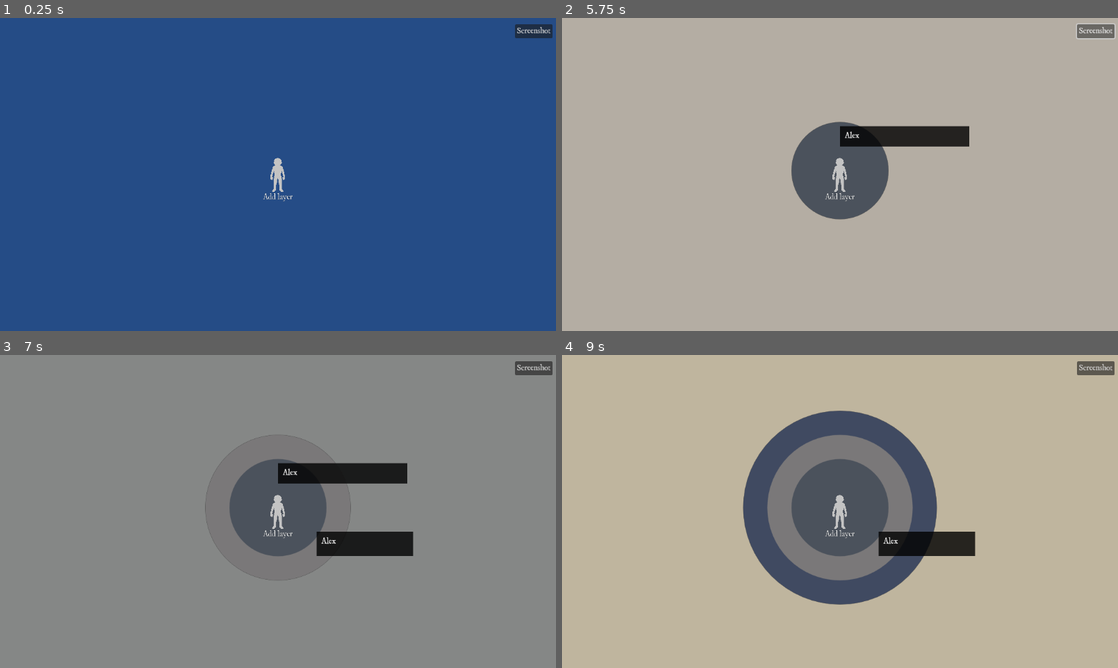
Above: before the commit, frames 1-4 (two rows, left to right).
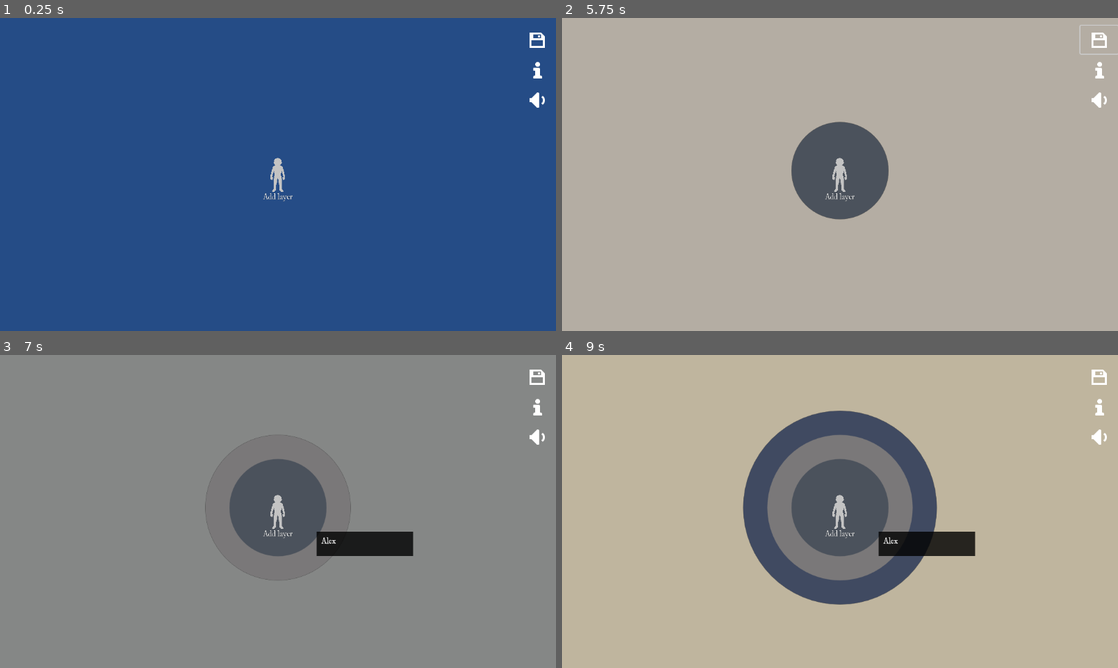
Above: after the commit, the same moments.

Repository: francosorbello/the-hand-that-guides-me
Game: Godot game, scene res://main.tscn
Same seed, same stepped clock (60 frames per second), same inputs: the game is played once before the commit and once after it.
Inputs (mouse positions are in pixels of both pictures, inside the frame that each line leads up to; where the layout moved, square brackets give the same spot in the first picture):
- Up to frame 1 (0.25 s): no input
- Up to frame 2 (5.75 s): click (1101, 39) [1095, 30] at 0.5 s; click "[center]Add layer[/center]" at 1.25 s; click (840, 165) at 2.02 s; type "Alex" at 2.1 s; click (1101, 71) at 2.77 s; click (1101, 99) at 3.52 s; click "OK" at 4.25 s; click (1101, 39) [1095, 30] at 5 s
- Up to frame 3 (7 s): click "[center]Add layer[/center]" at 5.75 s; click "OK" at 6.5 s
- Up to frame 4 (9 s): click (1101, 376) [1095, 367] at 7.25 s; click "[center]Add layer[/center]" at 8 s; click "OK" at 8.75 s

The runs differ from the first frame. In frame 1, 0.5% of the frame differs, in the area x 92-100%, y 2-29%; in frame 2, 2.1%, in the area x 50-100%, y 1-42%; in frame 3, 2.0%; in frame 4, 0.5%.

Commit message:
added icons and tutorial

Diff:
--- a/main.gd
+++ b/main.gd
@@ -9,3 +9,12 @@
     $MainViewport/SubViewport/BG/SubViewport.canvas_item_default_texture_filter = Viewport.DEFAULT_CANVAS_ITEM_TEXTURE_FILTER_NEAREST
     $MainViewport/SubViewport/Circles/SubViewport.canvas_item_default_texture_filter = Viewport.DEFAULT_CANVAS_ITEM_TEXTURE_FILTER_NEAREST
     $MainViewport/SubViewport/AddButton/SubViewport.canvas_item_default_texture_filter = Viewport.DEFAULT_CANVAS_ITEM_TEXTURE_FILTER_NEAREST
+# func show_all_dialogs() -> void:
+#     var circle_manager = $MainViewport/SubViewport/Circles/SubViewport/CircleManager as CircleManager
+#     for circle in circle_manager.circles:
+#         circle.show_circle_tooltip()
+
+# func _process(delta: float) -> void:
+#     if Input.is_action_just_pressed("show_tooltips"):
+#         show_all_dialogs()
+#         pass # Replace with function body.
--- a/main.tscn
+++ b/main.tscn
@@ -1,11 +1,15 @@
-[gd_scene load_steps=12 format=3 uid="uid://ch86f1uwaikjy"]
+[gd_scene load_steps=16 format=3 uid="uid://ch86f1uwaikjy"]
 
 [ext_resource type="Script" path="res://main.gd" id="1_4adpl"]
 [ext_resource type="PackedScene" uid="uid://dgtre55fv4qm1" path="res://ui/AddButton.tscn" id="1_h6nhb"]
+[ext_resource type="Script" path="res://tutorial.gd" id="2_d0nos"]
 [ext_resource type="PackedScene" uid="uid://b3kxv3m3kqw6b" path="res://ui/writable_dialog.tscn" id="2_f65jh"]
+[ext_resource type="Texture2D" uid="uid://cpg5luxdqg8l" path="res://assets/icons/save.png" id="2_g8ohw"]
 [ext_resource type="PackedScene" uid="uid://dd8gd32amx4ql" path="res://utils/color_manager.tscn" id="2_j6bn2"]
+[ext_resource type="PackedScene" uid="uid://b2iyco0sfmy2f" path="res://ui/sound_button.tscn" id="2_kqbtn"]
 [ext_resource type="Script" path="res://ui/bg.gd" id="2_krwko"]
 [ext_resource type="PackedScene" uid="uid://6cyx6ald7r3t" path="res://circle/view/circle_manager.tscn" id="4_3ij8m"]
+[ext_resource type="Texture2D" uid="uid://qsdj4xnrp1qr" path="res://assets/icons/information.png" id="4_cjxov"]
 [ext_resource type="Script" path="res://ui/screenshot_tooltip_manager.gd" id="5_0nf8d"]
 [ext_resource type="PackedScene" uid="uid://cqvfw57vmu3jf" path="res://screenshot/screenshot_tooltip.tscn" id="6_7tlyh"]
 [ext_resource type="PackedScene" uid="uid://c8ks3p3lxhuul" path="res://screenshot/save_screenshot.tscn" id="6_ky4er"]
@@ -21,18 +25,110 @@
 grow_vertical = 2
 script = ExtResource("1_4adpl")
 
+[node name="Tutorial" type="CanvasLayer" parent="."]
+
+[node name="Tutorial" type="Control" parent="Tutorial"]
+visible = false
+layout_mode = 3
+anchors_preset = 15
+anchor_right = 1.0
+anchor_bottom = 1.0
+grow_horizontal = 2
+grow_vertical = 2
+script = ExtResource("2_d0nos")
+
+[node name="BG" type="ColorRect" parent="Tutorial/Tutorial"]
+layout_mode = 1
+anchors_preset = -1
+anchor_left = 0.25
+anchor_right = 0.75
+anchor_bottom = 1.0
+color = Color(0, 0, 0, 0.870588)
+
+[node name="VBoxContainer" type="VBoxContainer" parent="Tutorial/Tutorial/BG"]
+layout_mode = 1
+anchors_preset = 15
+anchor_right = 1.0
+anchor_bottom = 1.0
+grow_horizontal = 2
+grow_vertical = 2
+alignment = 1
+
+[node name="How to play" type="RichTextLabel" parent="Tutorial/Tutorial/BG/VBoxContainer"]
+layout_mode = 2
+theme_override_font_sizes/normal_font_size = 50
+bbcode_enabled = true
+text = "[center]How to play[/center]
+"
+fit_content = true
+
+[node name="how to play text" type="RichTextLabel" parent="Tutorial/Tutorial/BG/VBoxContainer"]
+layout_mode = 2
+theme_override_font_sizes/normal_font_size = 25
+bbcode_enabled = true
+text = "We are the choices we make. Reflect on your journey so far, and write down the layers of your personal story."
+fit_content = true
+
+[node name="Controls" type="RichTextLabel" parent="Tutorial/Tutorial/BG/VBoxContainer"]
+layout_mode = 2
+theme_override_font_sizes/normal_font_size = 50
+bbcode_enabled = true
+text = "[center]Controls[/center]
+"
+fit_content = true
+
+[node name="Controls text" type="RichTextLabel" parent="Tutorial/Tutorial/BG/VBoxContainer"]
+layout_mode = 2
+theme_override_font_sizes/normal_font_size = 25
+bbcode_enabled = true
+text = "Click the character to add a new layer to your story.
+Zoom in and out with the scroll wheel.
+Press tab to see what you have written so far."
+fit_content = true
+
+[node name="Controls2" type="RichTextLabel" parent="Tutorial/Tutorial/BG/VBoxContainer"]
+layout_mode = 2
+theme_override_font_sizes/normal_font_size = 50
+bbcode_enabled = true
+text = "[center]Screenshots[/center]
+"
+fit_content = true
+
+[node name="Controls text2" type="RichTextLabel" parent="Tutorial/Tutorial/BG/VBoxContainer"]
+layout_mode = 2
+theme_override_font_sizes/normal_font_size = 25
+bbcode_enabled = true
+text = "Use the \"save\" button in the top right corner to take a screenshot of your journey and share it with your friends!"
+fit_content = true
+
 [node name="CanvasLayer" type="CanvasLayer" parent="."]
 
-[node name="Button" type="Button" parent="CanvasLayer"]
-anchors_preset = 1
+[node name="VBoxContainer" type="VBoxContainer" parent="CanvasLayer"]
+anchors_preset = 11
 anchor_left = 1.0
 anchor_right = 1.0
-offset_left = -85.0
-offset_top = 13.0
-offset_right = -7.0
-offset_bottom = 42.0
+anchor_bottom = 1.0
+offset_left = -78.0
+offset_top = 16.0
 grow_horizontal = 0
-text = "Screenshot"
+grow_vertical = 2
+
+[node name="Screenshot" type="Button" parent="CanvasLayer/VBoxContainer"]
+layout_mode = 2
+tooltip_text = "Take a screenshot"
+icon = ExtResource("2_g8ohw")
+flat = true
+icon_alignment = 1
+
+[node name="TutorialBtn" type="Button" parent="CanvasLayer/VBoxContainer"]
+layout_mode = 2
+icon = ExtResource("4_cjxov")
+flat = true
+icon_alignment = 1
+
+[node name="SoundButton" parent="CanvasLayer/VBoxContainer" instance=ExtResource("2_kqbtn")]
+layout_mode = 2
+tooltip_text = "Enable or disable the audio"
 
 [node name="MainViewport" type="SubViewportContainer" parent="."]
 layout_mode = 1
@@ -160,7 +256,8 @@
 viewport = NodePath("../MainViewport/SubViewport")
 screenshot_tooltip_manager = NodePath("../MainViewport/SubViewport/Circles/SubViewport/ScreenshotTooltipManager")
 
-[connection signal="pressed" from="CanvasLayer/Button" to="SaveScreenshot" method="_on_button_pressed"]
+[connection signal="pressed" from="CanvasLayer/VBoxContainer/Screenshot" to="SaveScreenshot" method="_on_button_pressed"]
+[connection signal="pressed" from="CanvasLayer/VBoxContainer/TutorialBtn" to="Tutorial/Tutorial" method="_on_tutorial_btn_pressed"]
 [connection signal="circle_created" from="MainViewport/SubViewport/Circles/SubViewport/CircleManager" to="MainViewport/SubViewport/BG/SubViewport/BG" method="_on_circle_manager_circle_created"]
 [connection signal="pressed" from="MainViewport/SubViewport/AddButton/SubViewport/AddButton" to="." method="_on_button_pressed"]
 [connection signal="text_confirmed" from="ConfirmationDialog" to="MainViewport/SubViewport/Circles/SubViewport/CircleManager" method="_on_confirmation_dialog_text_confirmed"]
--- a/screenshot/save_screenshot.gd
+++ b/screenshot/save_screenshot.gd
@@ -28,6 +28,11 @@
     JavaScriptBridge.download_buffer(result_buffer, "screenshot.png")
 
 func _get_image():
+    #enable tooltips for camera
+    screenshot_tooltip_manager.clear_and_show()
+    await get_tree().create_timer(0.5).timeout
+
+    var img = viewport.get_texture().get_image()
+    # disable tooltips
     screenshot_tooltip_manager.toggle_tooltip_screenshot()
-    await get_tree().create_timer(0.5).timeout
-    return viewport.get_texture().get_image()
+    return img
--- a/tooltip/tooltip.gd
+++ b/tooltip/tooltip.gd
@@ -3,6 +3,8 @@
 
 func _ready():
     hide_tooltip()
+
+var tooltip_enabled = true
 
 func show_tooltip(text : String):
     $RichTextLabel.text = text
@@ -12,12 +14,15 @@
 func hide_tooltip():
     visible = false
 
+func set_enabled(enabled: bool):
+    tooltip_enabled = enabled
+
 func _physics_process(_delta: float) -> void:
-    if visible:
+    if visible && tooltip_enabled:
         global_position = get_global_mouse_position() + Vector2(20, -10)
 
 func _draw():
-    if visible:
+    if visible && tooltip_enabled:
         var tooltip_rect = get_transform()
         print(tooltip_rect.size)
         var downLeftPoint = Vector2(-tooltip_rect.size.y,0);
--- a/tooltip/tooltip_manager.gd
+++ b/tooltip/tooltip_manager.gd
@@ -1,8 +1,9 @@
 extends Control
 
 @export var tooltip_scene : PackedScene
+var current_tooltip : Tooltip2
 
-var current_tooltip : Tooltip2
+var tooltip_enabled : bool = true
 
 func show_tooltip(text : String):
     current_tooltip.show_tooltip(text)
@@ -13,3 +14,9 @@
 func _ready() -> void:
     current_tooltip = tooltip_scene.instantiate()
     get_tree().get_root().add_child.call_deferred(current_tooltip)
+
+func enable():
+    current_tooltip.set_enabled(true)
+
+func disable():
+    current_tooltip.set_enabled(false)
--- /dev/null
+++ b/tutorial.gd
@@ -0,0 +1,7 @@
+extends Control
+
+func toggle_tutorial():
+    visible = !visible
+
+func _on_tutorial_btn_pressed() -> void:
+    toggle_tutorial()
--- a/ui/screenshot_tooltip_manager.gd
+++ b/ui/screenshot_tooltip_manager.gd
@@ -7,22 +7,37 @@
 var tooltips_active : bool = false
 
 func toggle_tooltip_screenshot() -> void:
-    print(tooltips_active)
     if tooltips_active:
-        for tooltip in get_children():
-            tooltip.queue_free()
-            tooltips_active = false
+        hide_tooltips()
     else:
-        for circle in circle_manager.circles:
-            var pos = circle.get_circle_tooltip_position()
-            var tooltip = tooltip_scene.instantiate() as RichTextLabel
+        clear_and_show()
 
-            add_child(tooltip)
-            tooltip.text = circle.text
-            tooltip.position = pos
-            tooltips_active = true
+func clear_and_show():
+    for tooltip in get_children():
+        tooltip.queue_free()
 
+    for circle in circle_manager.circles:
+        var pos = circle.get_circle_tooltip_position()
+        var tooltip = tooltip_scene.instantiate() as RichTextLabel
+
+        add_child(tooltip)
+        tooltip.text = circle.text
+        tooltip.position = pos
+    tooltips_active = true
+
+func hide_tooltips():
+    for tooltip in get_children():
+        tooltip.queue_free()
+    tooltips_active = false
 
 func _process(_delta: float) -> void:
     if Input.is_action_just_pressed("show_tooltips"):
         toggle_tooltip_screenshot()
+
+func _ready() -> void:
+    circle_manager.circle_created.connect(_on_circle_created)
+
+func _on_circle_created(_circle : Circle) -> void:
+    print(tooltips_active)
+    if tooltips_active:
+        clear_and_show()
--- /dev/null
+++ b/ui/sound_button.gd
@@ -0,0 +1,9 @@
+extends Button
+
+var sound_on : bool = true
+var music_bus : int = 0
+@export var muted_color : Color
+
+func _on_pressed() -> void:
+    AudioServer.set_bus_mute(music_bus, not AudioServer.is_bus_mute(music_bus))
+    modulate = muted_color if AudioServer.is_bus_mute(music_bus) else Color.WHITE
--- /dev/null
+++ b/ui/sound_button.tscn
@@ -0,0 +1,15 @@
+[gd_scene load_steps=3 format=3 uid="uid://b2iyco0sfmy2f"]
+
+[ext_resource type="Texture2D" uid="uid://dqkcjvila6y3a" path="res://assets/icons/audioOn.png" id="1_04ras"]
+[ext_resource type="Script" path="res://ui/sound_button.gd" id="2_3j7jk"]
+
+[node name="SoundButton" type="Button"]
+offset_right = 8.0
+offset_bottom = 8.0
+icon = ExtResource("1_04ras")
+flat = true
+icon_alignment = 1
+script = ExtResource("2_3j7jk")
+muted_color = Color(0.961518, 4.45209e-06, 9.62615e-07, 1)
+
+[connection signal="pressed" from="." to="." method="_on_pressed"]
Binary file added: assets/icons/audioOn.png
Not shown, added: assets/icons/audioOn.png.import
Binary file added: assets/icons/export.png
Not shown, added: assets/icons/export.png.import
Binary file added: assets/icons/information.png
Not shown, added: assets/icons/information.png.import
Binary file added: assets/icons/save.png
Not shown, added: assets/icons/save.png.import
